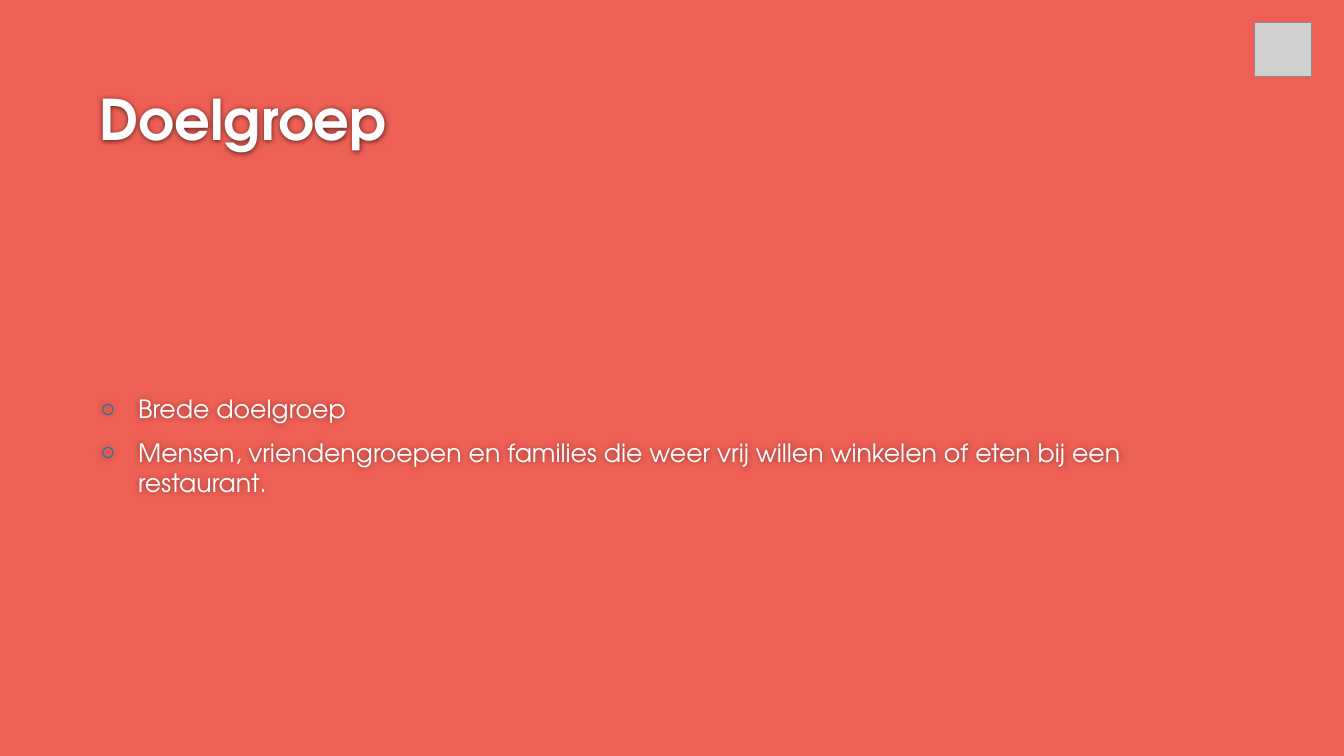
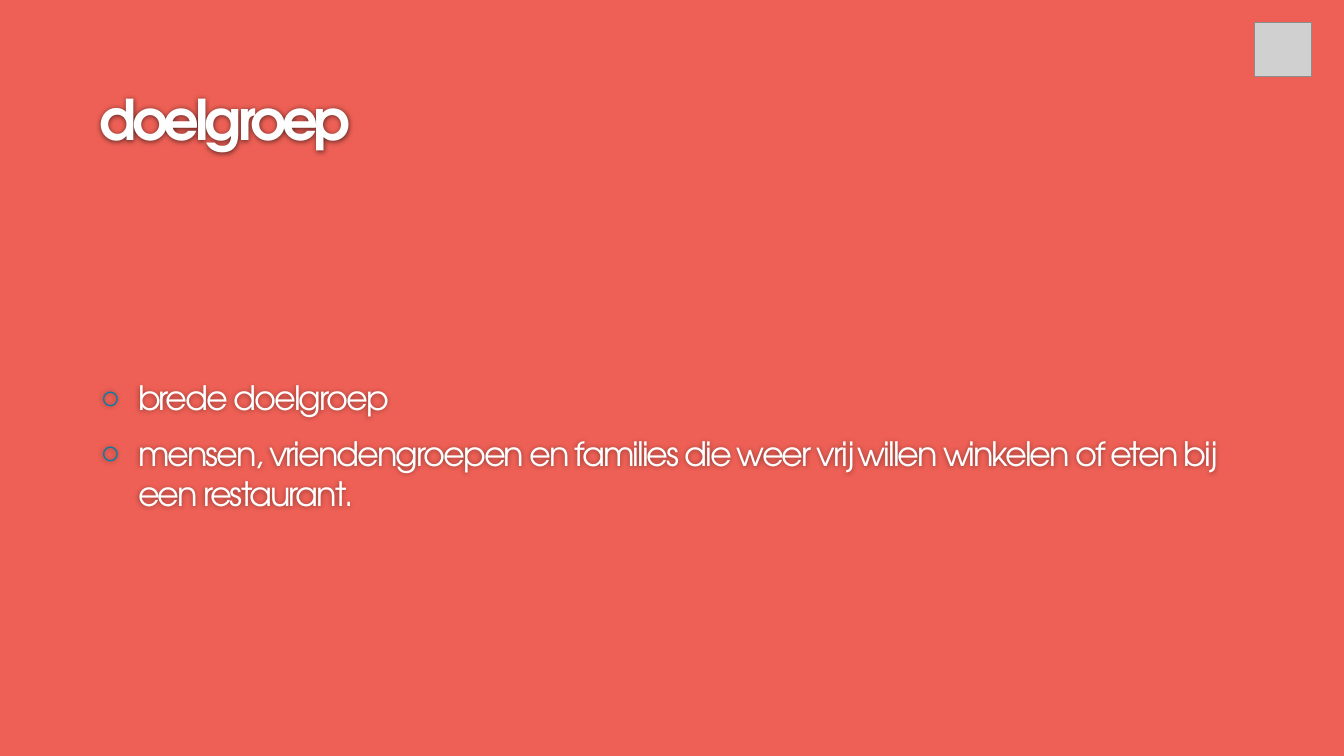
Before and after one commit to svmcd/corono, a slide deck: slide 3 of documenten/corono-sprintreview-0.pptx. Drawn at 1344x756 pixels with LibreOffice and Linux fonts; fonts in the diff are those of the drawing; grey boxes stand for pictures; background and template pictures are left out. Boxes give left, top, right and bottom in pixels: in the first picture for what was removed or moved away, otherwise in the second. Text is boxed around its words. In the diff, an @@ line names an element or a change of style, - is before the commit and + after.

```diff
--- a/documenten/corono-sprintreview-0.pptx
+++ b/documenten/corono-sprintreview-0.pptx
@@ title at [99,98,350,155]: text changed @@
-Doelgroep
+doelgroep
@@ text at [138,385,1218,507]: text changed; size 18 to 24 pt @@
-○ Brede doelgroep
-○ Mensen, vriendengroepen en families die weer vrij willen winkelen of eten bij een restaurant.
+○ brede doelgroep
+○ mensen, vriendengroepen en families die weer vrij willen winkelen of eten bij een restaurant.
```
Also in this commit, not shown: 4 other slides changed, 1 slide added, 2 other files.
